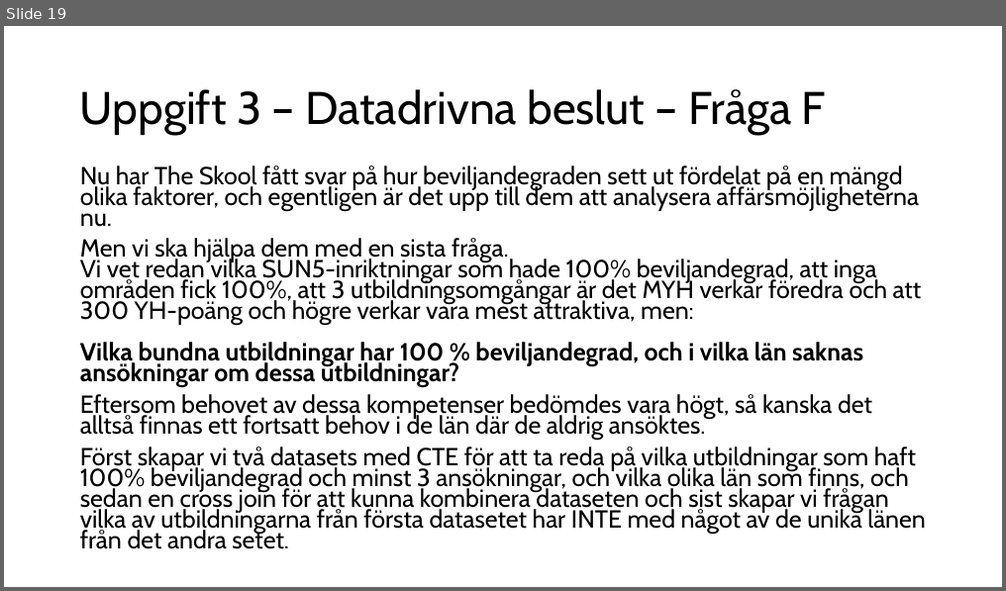
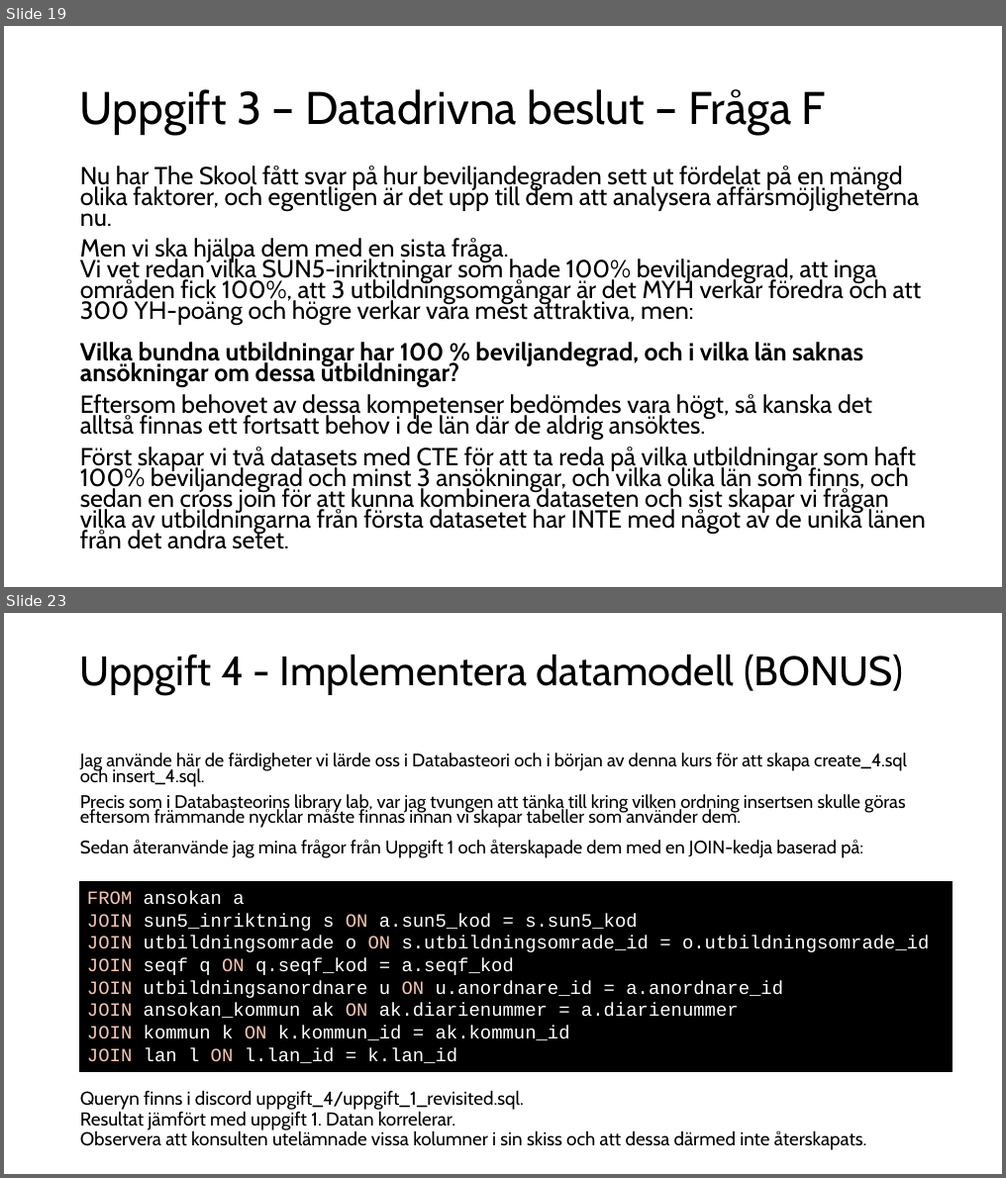
Before and after one commit to dosselicious/the_skool_jens_dossel, a slide deck: The Skool - Jens Dossel.pptx. Shown one above the other, each under a label of ours: slide 19 before the commit, slides 19 and 23 after it; the slides between them are not shown. The pictures are 1006x591 and 1006x1178 pixels, drawn with LibreOffice and Linux fonts; fonts in the diff are those of the drawing. Boxes give left, top, right and bottom in pixels: in the first picture for what was removed or moved away, otherwise in the second. Text is boxed around its words. In the diff, an @@ line names an element or a change of style, - is before the commit and + after.

```diff
--- a/The Skool - Jens Dossel.pptx
+++ b/The Skool - Jens Dossel.pptx
@@ slide 23 added at <box>4,613,1002,1174</box>, background #FFFFFF @@
@@ title added at <box>80,654,903,695</box>, 39.6 pt, text #000000 @@
+Uppgift 4 - Implementera datamodell (BONUS)
@@ text added at <box>80,753,907,859</box>, 17.5 pt, text #000000 @@
+Jag använde här de färdigheter vi lärde oss i Databasteori och i början av denna kurs för att skapa create_4.sql och insert_4.sql.
+Precis som i Databasteorins library lab, var jag tvungen att tänka till kring vilken ordning insertsen skulle göras eftersom främmande nycklar måste finnas innan vi skapar tabeller som använder dem.
+Sedan återanvände jag mina frågor från Uppgift 1 och återskapade dem med en JOIN-kedja baserad på:
@@ rectangle added at <box>79,882,951,1071</box>, fill #000000, outline #000000 1.5 pt, 18 pt, text #FFFFFF @@
+FROM ansokan a
+JOIN sun5_inriktning s ON a.sun5_kod = s.sun5_kod
+JOIN utbildningsomrade o ON s.utbildningsomrade_id = o.utbildningsomrade_id
+JOIN seqf q ON q.seqf_kod = a.seqf_kod
+JOIN utbildningsanordnare u ON u.anordnare_id = a.anordnare_id
+JOIN ansokan_kommun ak ON ak.diarienummer = a.diarienummer
+JOIN kommun k ON k.kommun_id = ak.kommun_id
+JOIN lan l ON l.lan_id = k.lan_id
@@ text added at <box>80,1090,867,1151</box>, 18 pt, text #000000 @@
+Queryn finns i discord uppgift_4/uppgift_1_revisited.sql.
+Resultat jämfört med uppgift 1. Datan korrelerar.
+Observera att konsulten utelämnade vissa kolumner i sin skiss och att dessa därmed inte återskapats.
```
Also in this commit, not shown: 1 slide changed, 2 other slides added, 1 other file.
